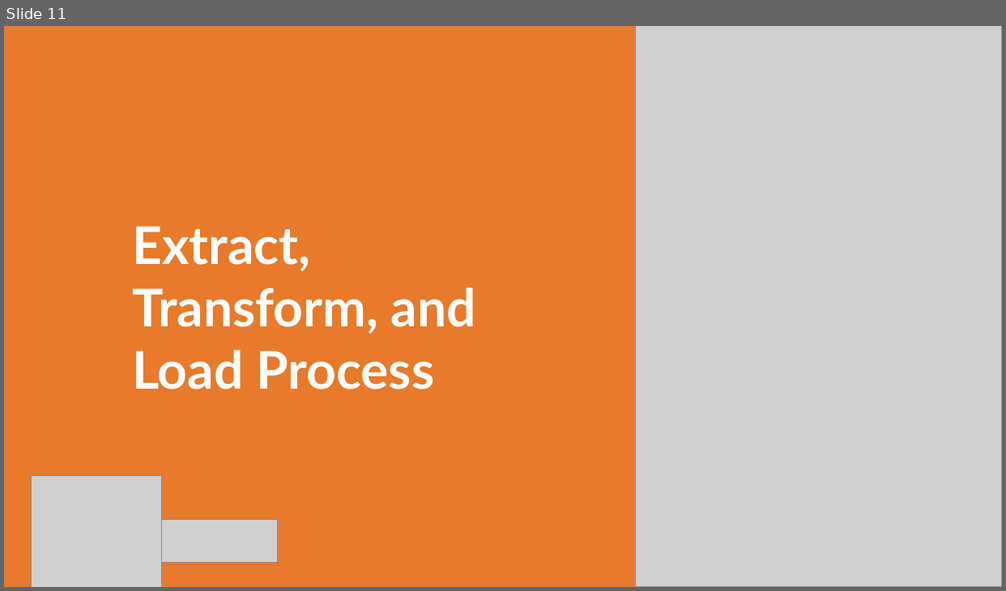
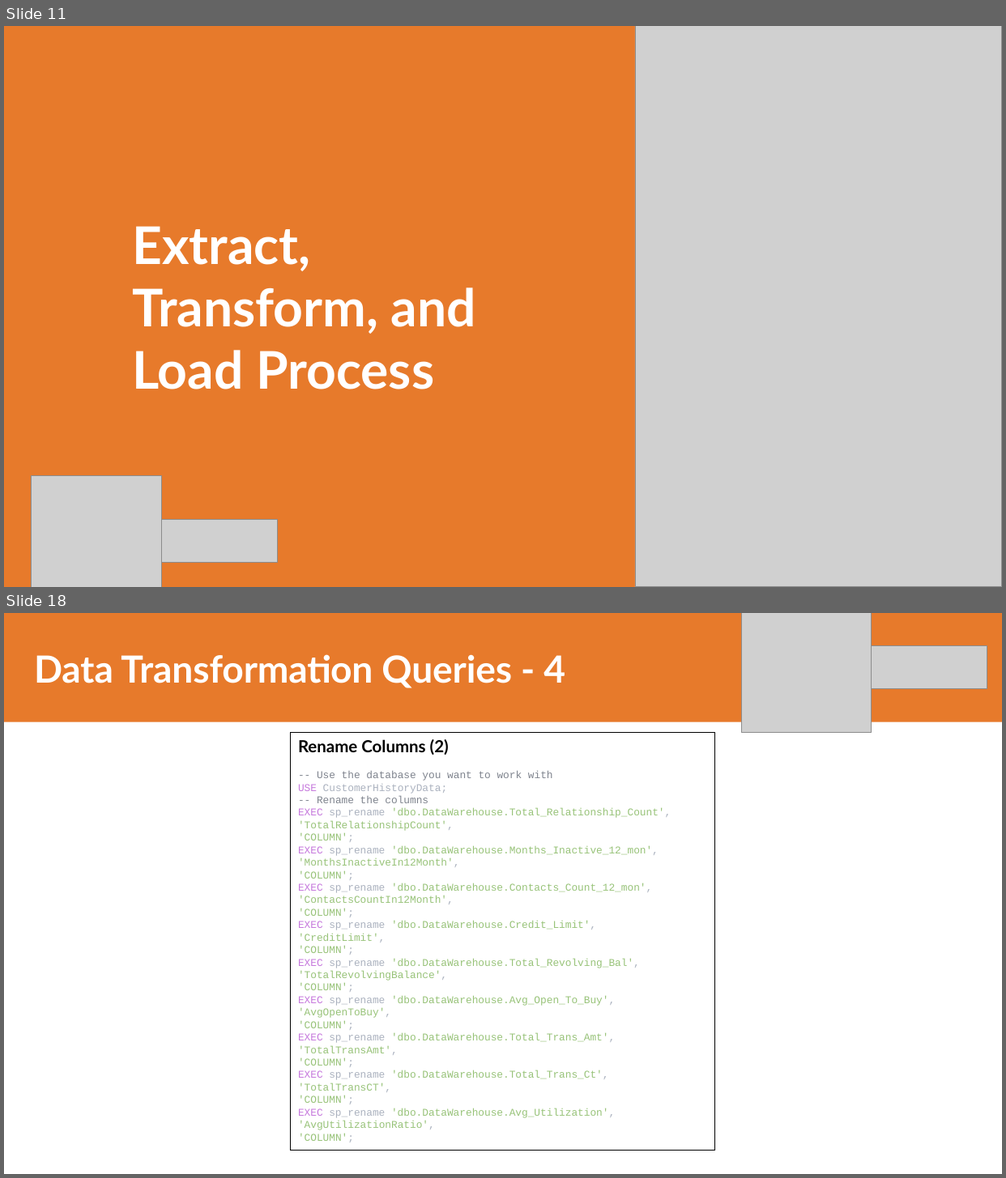
Before and after one commit to adrn-mm/final-project-VIX-DE-BTPN, a slide deck: reports/Adrian Maulana Muhammad_TASK_5_DATA_ENGINEER_VIX_BTPNS.pptx. Shown one above the other, each under a label of ours: slide 11 before the commit, slides 11 and 18 after it; the slides between them are not shown. The pictures are 1006x591 and 1006x1178 pixels, drawn with LibreOffice and Linux fonts; fonts in the diff are those of the drawing; grey boxes stand for pictures. Boxes give left, top, right and bottom in pixels: in the first picture for what was removed or moved away, otherwise in the second. Text is boxed around its words. In the diff, an @@ line names an element or a change of style, - is before the commit and + after.

```diff
--- a/reports/Adrian Maulana Muhammad_TASK_5_DATA_ENGINEER_VIX_BTPNS.pptx
+++ b/reports/Adrian Maulana Muhammad_TASK_5_DATA_ENGINEER_VIX_BTPNS.pptx
@@ slide 18 added at (4, 613, 1002, 1174), background #FFFFFF @@
@@ freeform shape added at (4, 613, 1002, 722), fill #E77A2B @@
@@ picture added at (741, 613, 872, 732) @@
@@ title added at (34, 654, 565, 688), 36 pt, text #FFFFFF, bold @@
+Data Transformation Queries - 4
@@ picture added at (872, 646, 987, 688) @@
@@ rectangle added at (291, 732, 715, 1151), outline #000000 0.75 pt, 10 pt, text #98C379 @@
+Rename Columns (2)
+-- Use the database you want to work with
+USE CustomerHistoryData;
+-- Rename the columns
+EXEC sp_rename 'dbo.DataWarehouse.Total_Relationship_Count',
+'TotalRelationshipCount',
+'COLUMN';
+EXEC sp_rename 'dbo.DataWarehouse.Months_Inactive_12_mon',
+'MonthsInactiveIn12Month',
+'COLUMN';
+EXEC sp_rename 'dbo.DataWarehouse.Contacts_Count_12_mon',
+'ContactsCountIn12Month',
+'COLUMN';
+EXEC sp_rename 'dbo.DataWarehouse.Credit_Limit',
+'CreditLimit',
+'COLUMN';
+EXEC sp_rename 'dbo.DataWarehouse.Total_Revolving_Bal',
+'TotalRevolvingBalance',
+'COLUMN';
+EXEC sp_rename 'dbo.DataWarehouse.Avg_Open_To_Buy',
+'AvgOpenToBuy',
+'COLUMN';
+EXEC sp_rename 'dbo.DataWarehouse.Total_Trans_Amt',
+'TotalTransAmt',
+'COLUMN';
+EXEC sp_rename 'dbo.DataWarehouse.Total_Trans_Ct',
+'TotalTransCT',
+'COLUMN';
+EXEC sp_rename 'dbo.DataWarehouse.Avg_Utilization',
+'AvgUtilizationRatio',
+'COLUMN';
```
Also in this commit, not shown: 2 slides changed, 6 other slides added, 8 other files.
